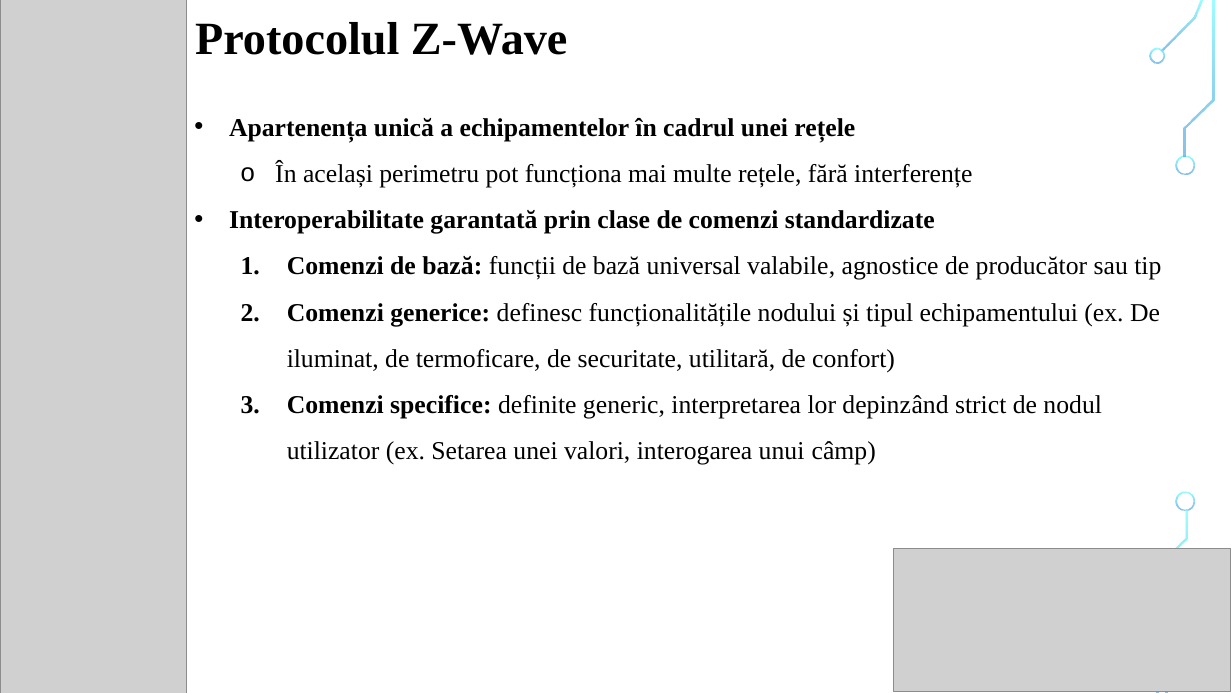
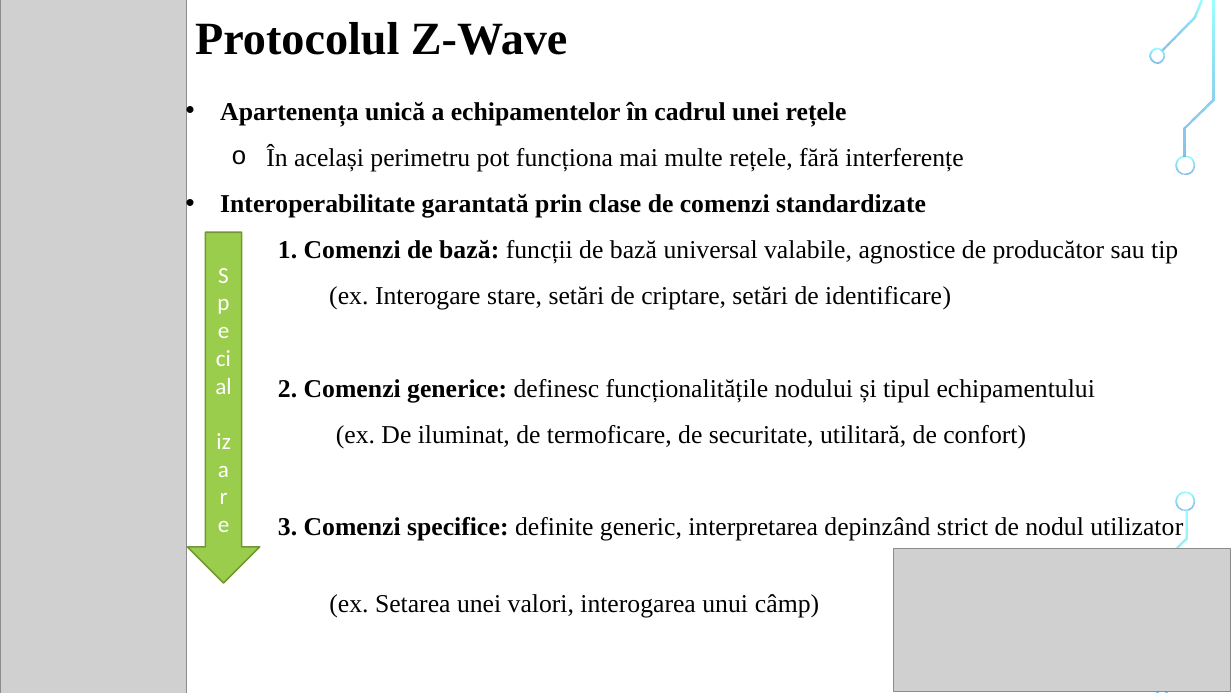
Before and after one commit to liviubrinza/alice, a slide deck: slide 5 of documentation/Prezentare.pptx. Drawn at 1232x693 pixels with LibreOffice and Linux fonts; fonts in the diff are those of the drawing; grey boxes stand for pictures; background and template pictures are left out. Boxes give left, top, right and bottom in pixels: in the first picture for what was removed or moved away, otherwise in the second. Text is boxed around its words. In the diff, an @@ line names an element or a change of style, - is before the commit and + after.

```diff
--- a/documentation/Prezentare.pptx
+++ b/documentation/Prezentare.pptx
@@ text "Apartenența unică a echipamentelor în ...": place and size @@
-text "Apartenența unică a echipamentelor în ..." at bbox=[229, 118, 1161, 465]
+text "Apartenența unică a echipamentelor în ..." at bbox=[220, 102, 1183, 618]
@@ down arrow added at bbox=[188, 232, 260, 583], fill #9ACD4C, outline #729838 1.25 pt, 18 pt, text #FFFFFF @@
+Special izare
@@ text at bbox=[278, 240, 1183, 618]: text changed @@
-  1. Comenzi de bază: funcții de bază universal valabile, agnostice de producător sau tip
-  2. Comenzi generice: definesc funcționalitățile nodului și tipul echipamentului (ex. De iluminat, de termoficare, de securitate, utilitară, de confort)
-  3. Comenzi specifice: definite generic, interpretarea lor depinzând strict de nodul utilizator (ex. Setarea unei valori, interogarea unui câmp)
+    1. Comenzi de bază: funcții de bază universal valabile, agnostice de producător sau tip
+    (ex. Interogare stare, setări de criptare, setări de identificare)
+    2. Comenzi generice: definesc funcționalitățile nodului și tipul echipamentului
+    (ex. De iluminat, de termoficare, de securitate, utilitară, de confort)
+    3. Comenzi specifice: definite generic, interpretarea depinzând strict de nodul utilizator
+    (ex. Setarea unei valori, interogarea unui câmp)
```
Also in this commit, not shown: 5 other slides changed.
